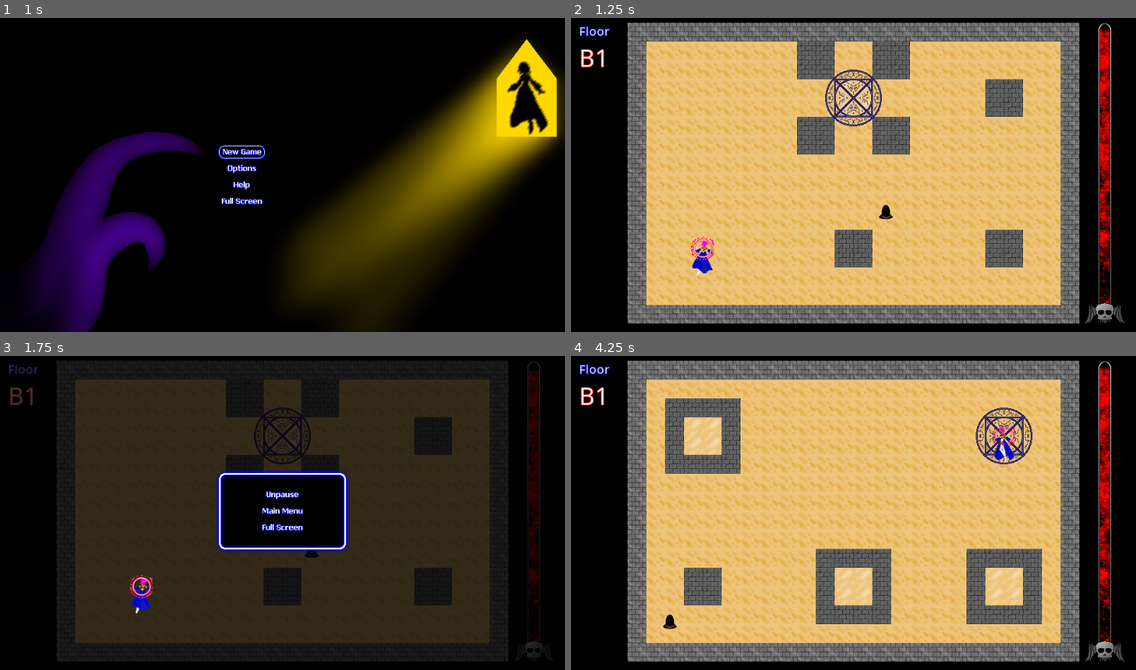
Above: before the commit, frames 1-4 (two rows, left to right).
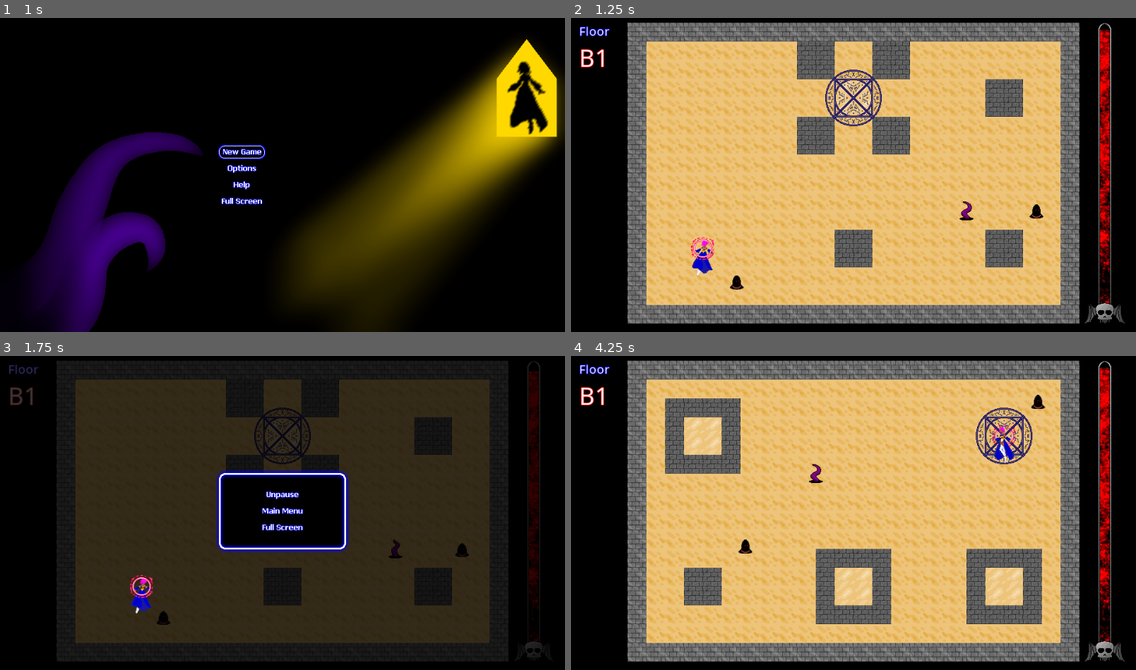
Above: after the commit, the same moments.

Repository: alpacanumerals/LD51
Game: Godot game, scene res://Title.tscn
Two runs of this game, one before a commit and one after it. Both use one fixed random seed, a clock stepped at 60 frames per second and the inputs below.
Inputs (mouse positions are in pixels of both pictures, inside the frame that each line leads up to):
- Up to frame 1 (1 s): click (242, 153) at 0.5 s
- Up to frame 2 (1.25 s): no input
- Up to frame 3 (1.75 s): tap Enter at 1.25 s; move the mouse to (406, 494) at 1.27 s; hold Right (ui_right) from 1.28 s (still down); tap P at 1.35 s; click (406, 494) at 1.42 s
- Up to frame 4 (4.25 s): release Right (ui_right) at 2 s; click (853, 528) at 2 s; click (853, 509) at 2.75 s; click (813, 491) at 3.5 s

Frame 1 is identical in both runs. In frame 2, 0.3% of the frame differs, in the area x 28-84%, y 58-87%; in frame 3, 0.2%; in frame 4, 0.3%, in the area x 16-84%, y 12-87%.

Commit message:
pack based generation

Diff:
--- a/level/play_area.gd
+++ b/level/play_area.gd
@@ -5,11 +5,23 @@
 
 const tentacle = preload("res://mobs/Tentacle.tscn")
 const blob = preload("res://mobs/Blob.tscn")
+const dome = preload("res://mobs/Dome.tscn")
 
 var difficulty = 1
 var current_mobs
 
 const mob_cap = 3
+
+const pack_1 = [tentacle, blob, blob]
+const pack_2 = [tentacle, tentacle, blob]
+const pack_3 = [dome, dome, dome]
+
+const encounters = [[0, [pack_1]], # floor 0 (unused)
+    [1, [pack_1, pack_2]], # floor 1
+    [2, [pack_1, pack_2]], # floor 2
+    [3, [pack_1, pack_2]], # floor 3
+    [1, [pack_3]] # floor 4
+    ]
 
 func _ready():
     reset_map()
@@ -21,7 +33,7 @@
     b.position = location
 
 func _on_Mob_enemy_shoot(bullet, direction, location):
-    print("ping")
+    print("mob shot")
     pass
 
 func reset_map():
@@ -45,29 +57,29 @@
         mob.queue_free()
     current_mobs = 0
 
-    var possible_starts = $TileMap.get_mob_starts()
-    var actual_starts = []
+    var spawns = $TileMap.get_mob_starts()
 
-    var hard_mobs = 0
     var adj_difficulty = difficulty
-    while adj_difficulty > possible_starts.size() || adj_difficulty > mob_cap:
-        hard_mobs += 1
-        adj_difficulty -= 1
+    if adj_difficulty > encounters.size():
+        adj_difficulty = encounters.size()
 
-    for n in range(adj_difficulty):
-        if (possible_starts.size() > 0):
-            var index = randi() % possible_starts.size()
-            var start = possible_starts.pop_at(index)
-            actual_starts.push_back(start)
+    var encounter = encounters[difficulty]
+    var pack = encounter[1][rng.rng.randi() % encounter[1].size()]
+    var pack_count = encounter[0]
 
-    for start in actual_starts:
-        var m = blob.instance()
-        if hard_mobs > 0:
-            m = tentacle.instance()
-            hard_mobs -= 1
+    mobs = []
+    for n in range(pack_count):
+        mobs.append_array(pack)
+
+    mobs = mobs.slice(0, spawns.size()-1)
+
+    for n in mobs.size():
+        var mob = mobs[n]
+        var spawn = spawns.pop_at(rng.rng.randi() % spawns.size())
+        var m = mob.instance()
         add_child(m)
-        var x = start[0] * 32
-        var y = start[1] * 32
+        var x = spawn[0] * 32
+        var y = spawn[1] * 32
         m.position = Vector2(x, y)
         current_mobs += 1
 
